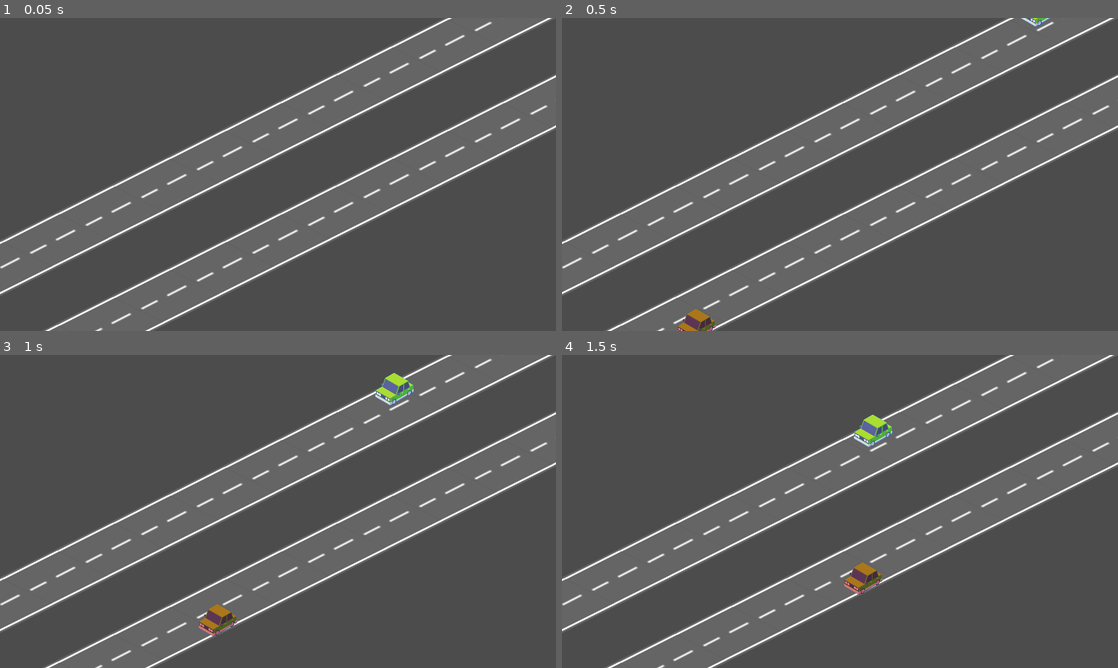
Above: before the commit, frames 1-4 (two rows, left to right).
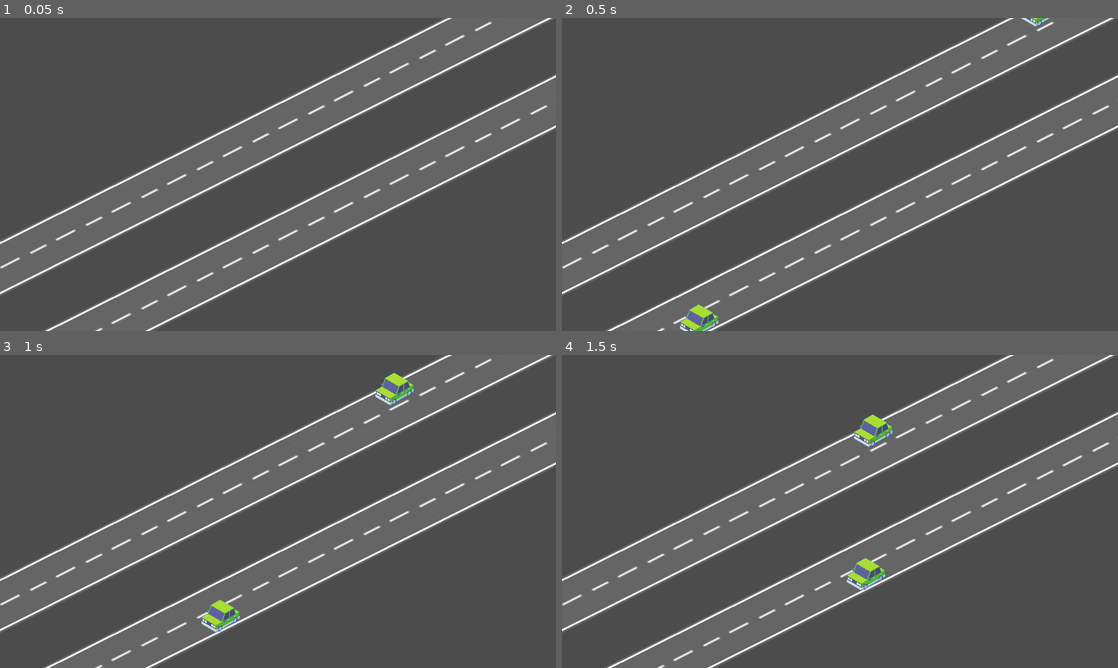
Above: after the commit, the same moments.

Repository: Machalord/Global-Game-Jam-2020
Game: Godot game, scene res://game.tscn
Same seed, same stepped clock (60 frames per second), same inputs: the game is played once before the commit and once after it. The project has no main scene, so this scene is started directly.
Inputs:
- Up to frame 1 (0.05 s): no input
- Up to frame 2 (0.5 s): no input
- Up to frame 3 (1 s): no input
- Up to frame 4 (1.5 s): no input

Frame 1 is identical in both runs. In frame 2, 0.4% of the frame differs, in the area x 20-29%, y 91-100%; in frame 3, 0.5%, in the area x 35-44%, y 78-90%; in frame 4, 0.5%.

Commit message:
mati1 mati2 milo

Diff:
--- /dev/null
+++ b/auto3d.tscn
@@ -0,0 +1,7 @@
+[gd_scene load_steps=2 format=2]
+
+[ext_resource path="res://cars/FBX 2013/Low_Poly_Vehicles_car01.fbx" type="PackedScene" id=1]
+
+[node name="Spatial" type="Spatial"]
+
+[node name="Low_Poly_Vehicles_car01" parent="." instance=ExtResource( 1 )]
--- a/game.tscn
+++ b/game.tscn
@@ -22,8 +22,7 @@
 script = ExtResource( 4 )
 
 [node name="auto2" type="Sprite" parent="."]
-modulate = Color( 1, 0.537255, 0.537255, 1 )
-position = Vector2( 117.182, 801.817 )
+position = Vector2( 123.527, 792.435 )
 scale = Vector2( 0.443907, 0.443907 )
 texture = ExtResource( 1 )
 script = ExtResource( 4 )
Not shown, added: Low_Poly_Cars_DevilsWorkShop_V03.zip
